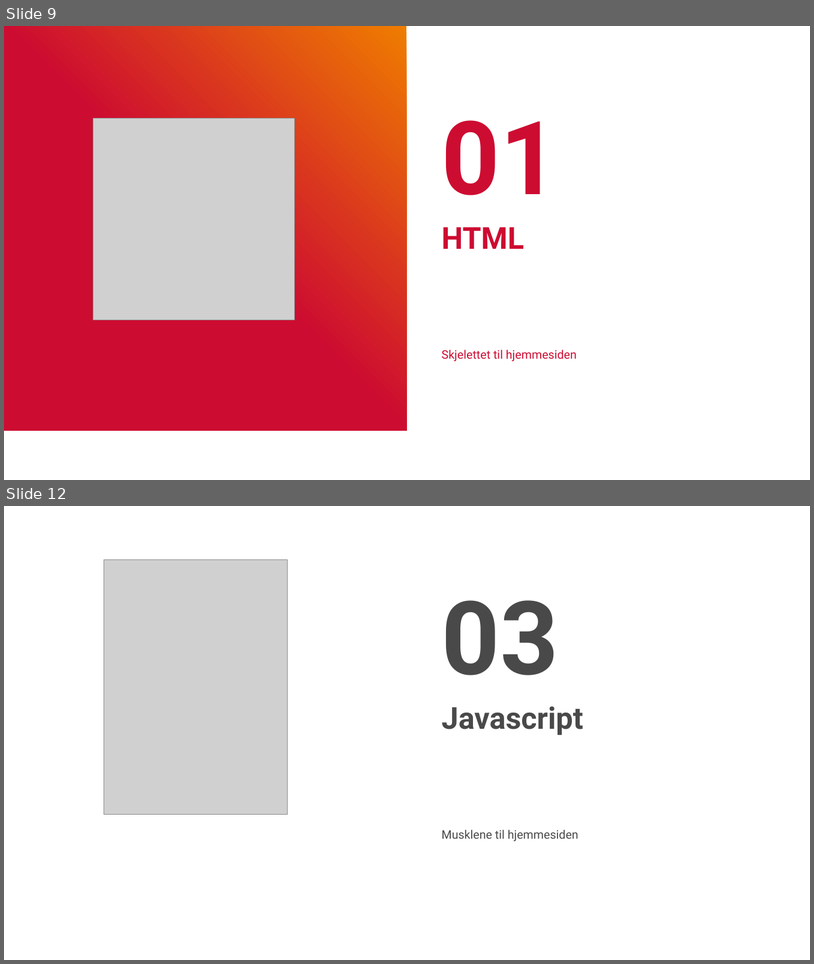
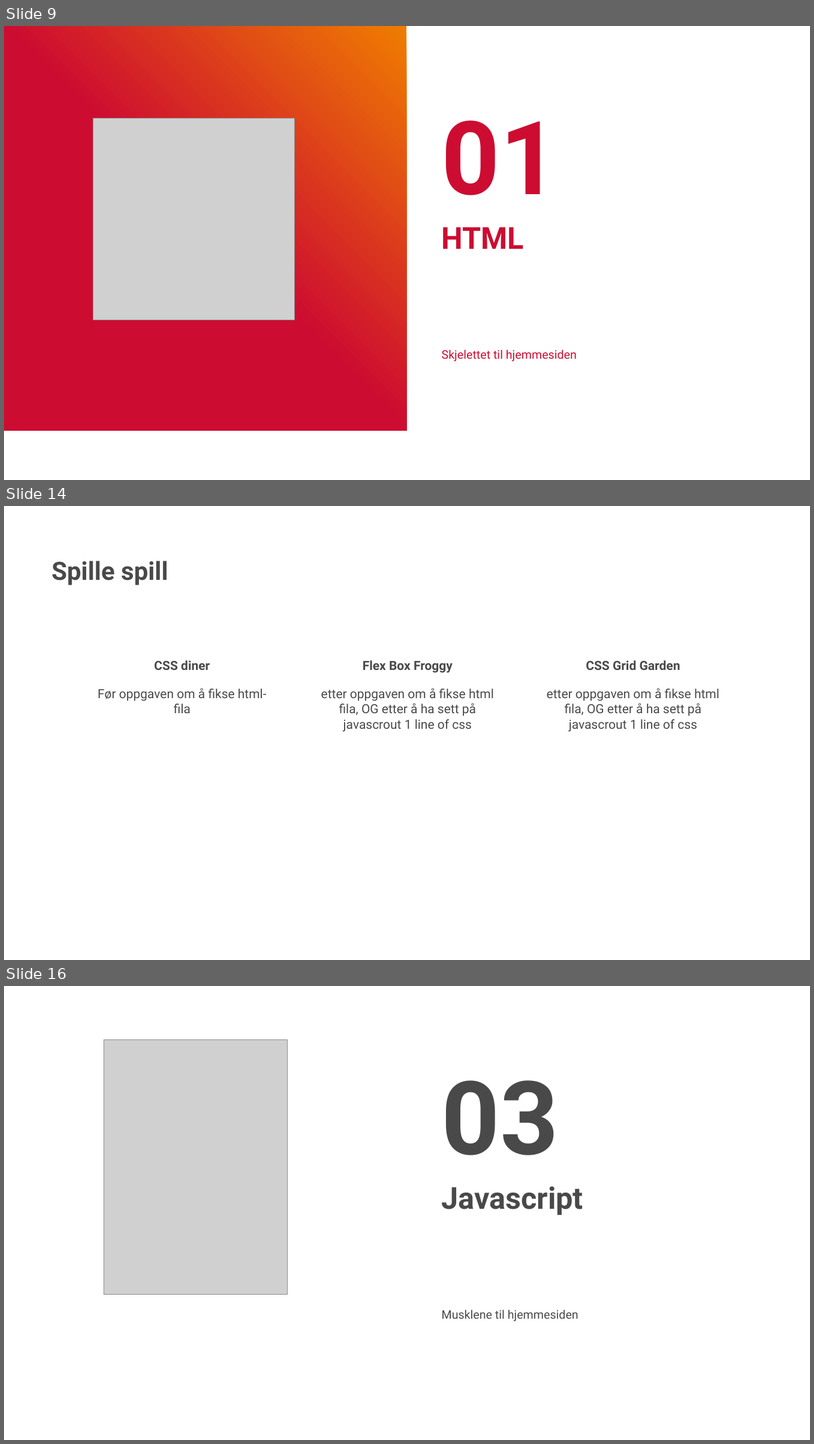
Before and after one commit to pibendik/KursSopraSteria2020, a slide deck: presentasjon.potx. Shown one above the other, each under a label of ours: slides 9 and 12 before the commit, slides 9, 14 and 16 after it; the slides between them are not shown. The pictures are 814x964 and 814x1444 pixels, drawn with LibreOffice and Linux fonts; fonts in the diff are those of the drawing; grey boxes stand for pictures; background and template pictures are left out. Boxes give left, top, right and bottom in pixels: in the first picture for what was removed or moved away, otherwise in the second. Text is boxed around its words. In the diff, an @@ line names an element or a change of style, - is before the commit and + after.

Commit message:
stort sett nesten ish ferdig for dagen

```diff
--- a/presentasjon.potx
+++ b/presentasjon.potx
@@ slide 14 added at bbox=[4, 506, 810, 960], background #FFFFFF @@
@@ title added at bbox=[51, 561, 168, 585], 30 pt, text #494949, bold @@
+Spille spill
@@ text added at bbox=[154, 660, 210, 670], 15 pt, text #494949, bold @@
+CSS diner
@@ text added at bbox=[363, 660, 453, 673], 15 pt, text #494949, bold @@
+Flex Box Froggy
@@ text added at bbox=[586, 660, 681, 670], 15 pt, text #494949, bold @@
+CSS Grid Garden
@@ text added at bbox=[98, 688, 267, 713], 15 pt, text #494949 @@
+Før oppgaven om å fikse html-fila
@@ text added at bbox=[321, 688, 494, 732], 15 pt, text #494949 @@
+etter oppgaven om å fikse html fila, OG etter å ha sett på javascrout 1 line of css
@@ text added at bbox=[547, 688, 720, 732], 15 pt, text #494949 @@
+etter oppgaven om å fikse html fila, OG etter å ha sett på javascrout 1 line of css
@@ what was slide 12 is now slide 16 @@
```
Also in this commit, not shown: 4 slides changed, 13 other slides added, 2 slides removed, 8 other files.
